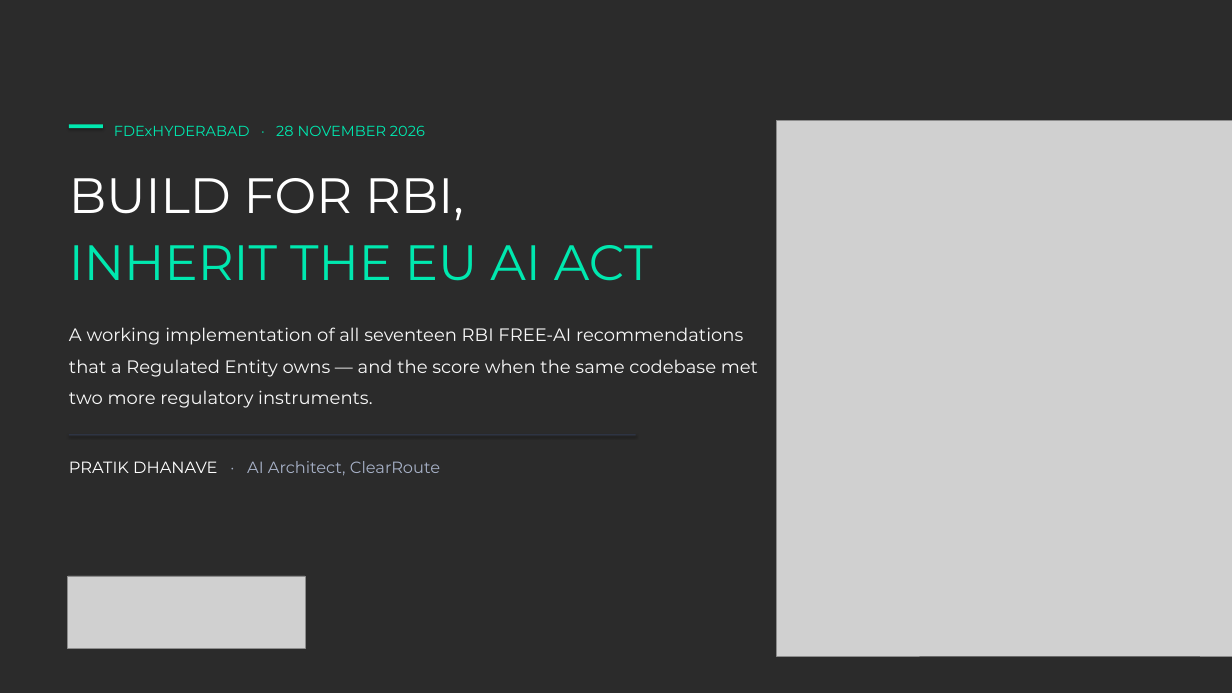
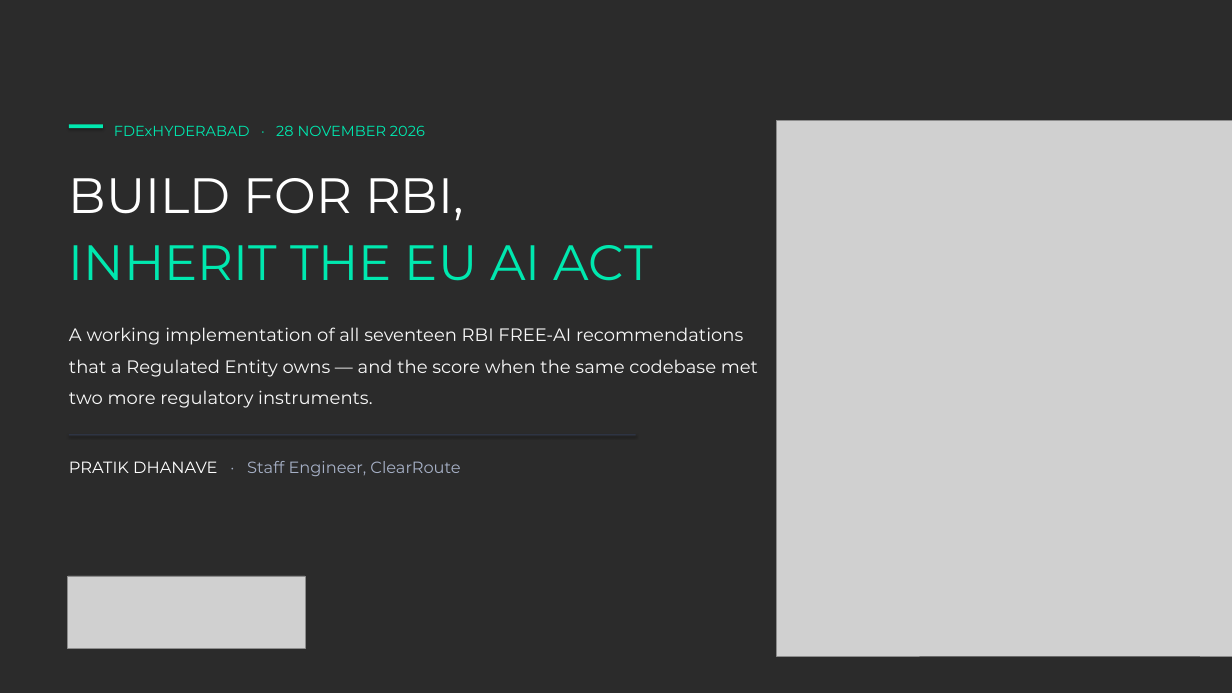
Before and after one commit to PratikDhanave/Build-For-RBI-Inherit-The-EU-AI-Act, a slide deck: slide 1 of build-for-rbi-ppt.pptx. Drawn at 1232x693 pixels with LibreOffice and Linux fonts; fonts in the diff are those of the drawing; grey boxes stand for pictures; background and template pictures are left out; a plain dark background stands for a picture behind light text. Boxes give left, top, right and bottom in pixels: in the first picture for what was removed or moved away, otherwise in the second. Text is boxed around its words. In the diff, an @@ line names an element or a change of style, - is before the commit and + after.

Commit message:
Update title from AI Architect to Staff Engineer across web deck, PPTX, PDF, cover screenshot & docs

```diff
--- a/build-for-rbi-ppt.pptx
+++ b/build-for-rbi-ppt.pptx
@@ text at (69, 461, 460, 476): text changed @@
-PRATIK DHANAVE · AI Architect, ClearRoute
+PRATIK DHANAVE · Staff Engineer, ClearRoute
```
Also in this commit, not shown: 1 other slide changed, 5 other files.
